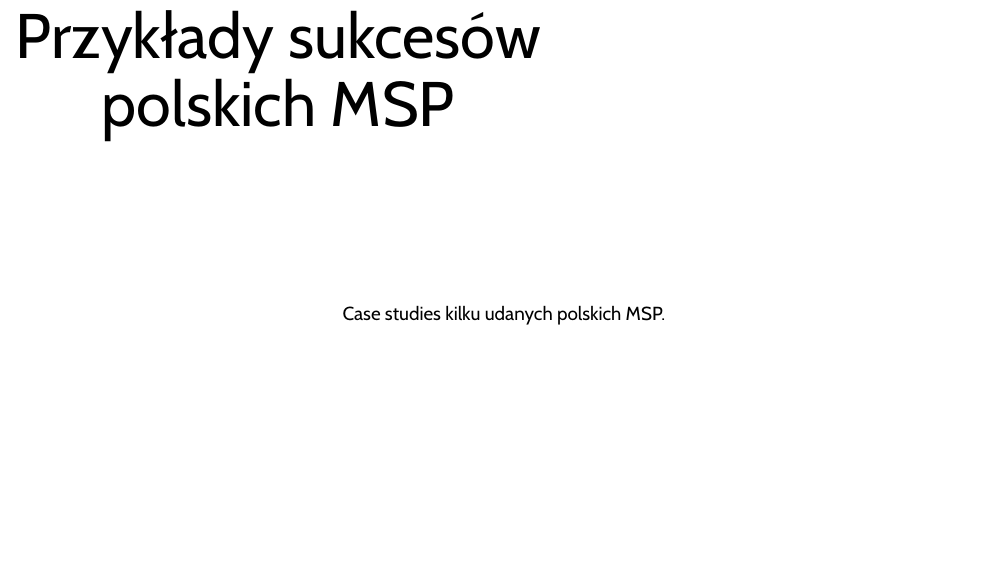
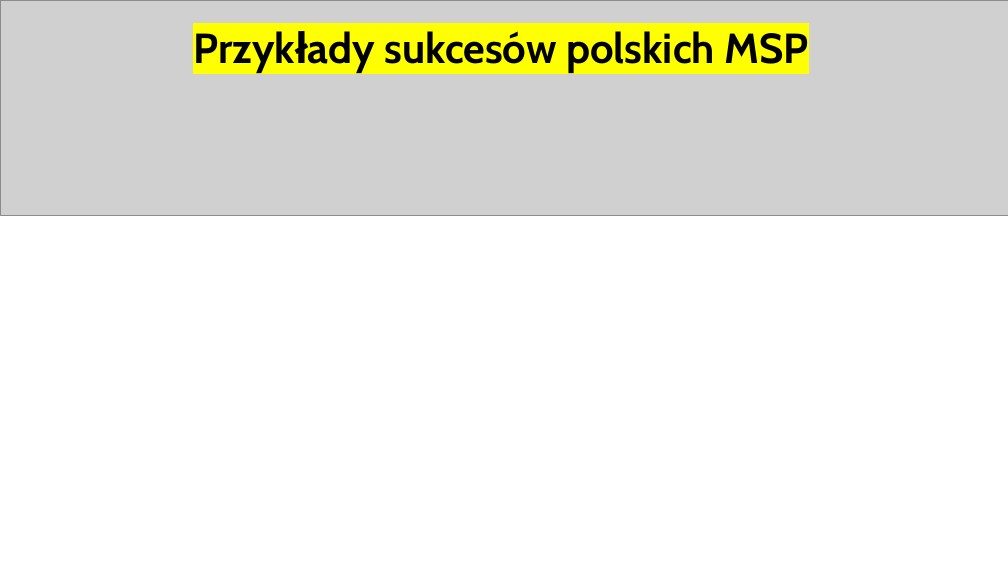
Before and after one commit to dmw-wsb/WPSG, a slide deck: slide 17 of WPSG_INF_K4m_Prezentacja_temat_3.pptx. Drawn at 1008x567 pixels with LibreOffice and Linux fonts; fonts in the diff are those of the drawing; grey boxes stand for pictures. Boxes give left, top, right and bottom in pixels: in the first picture for what was removed or moved away, otherwise in the second. Text is boxed around its words. In the diff, an @@ line names an element or a change of style, - is before the commit and + after.

```diff
--- a/WPSG_INF_K4m_Prezentacja_temat_3.pptx
+++ b/WPSG_INF_K4m_Prezentacja_temat_3.pptx
@@ picture added at [0, 0, 1008, 216] @@
@@ text "Przykłady sukcesów polskich MSP": place and size @@
-text "Przykłady sukcesów polskich MSP" at [102, 10, 540, 141]
+text "Przykłady sukcesów polskich MSP" at [385, 31, 808, 73]
@@ text "Przykłady sukcesów polskich MSP" at [385, 31, 808, 73]: size 60 to 40 pt, highlight none to #FFFF00, bold on; alignment centre to left; line spacing 0.9 to 1; vertical alignment bottom to top @@
@@ subtitle removed at [343, 305, 666, 325] @@
-Case studies kilku udanych polskich MSP.
```
Also in this commit, not shown: 5 other slides changed, 4 slides added, 3 slides removed.
